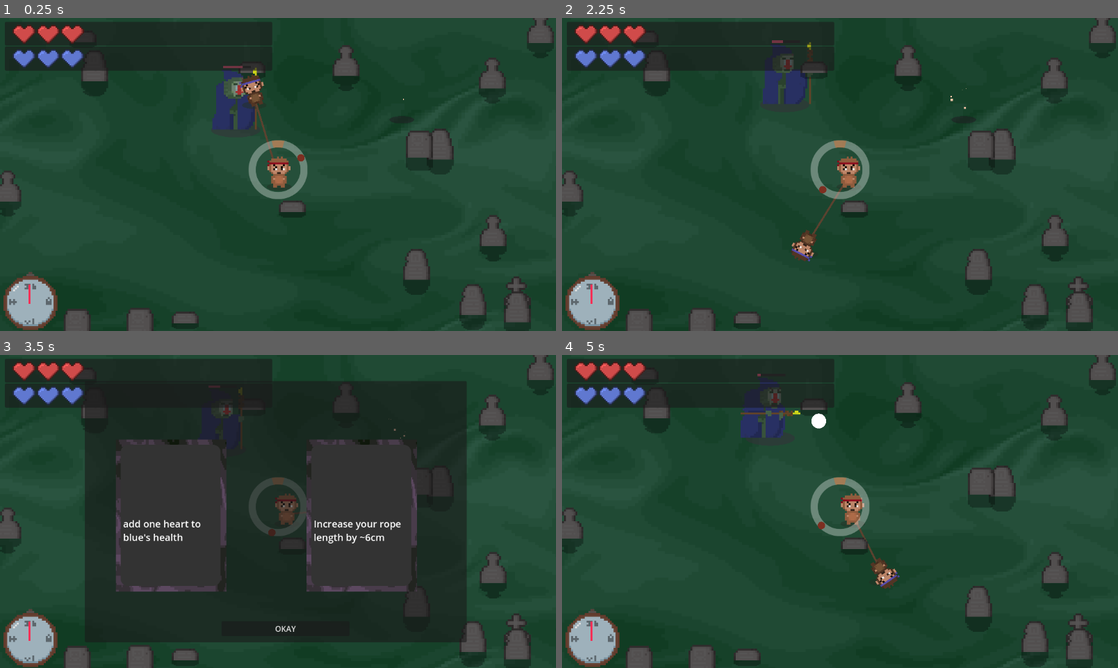
Above: before the commit, frames 1-4 (two rows, left to right).
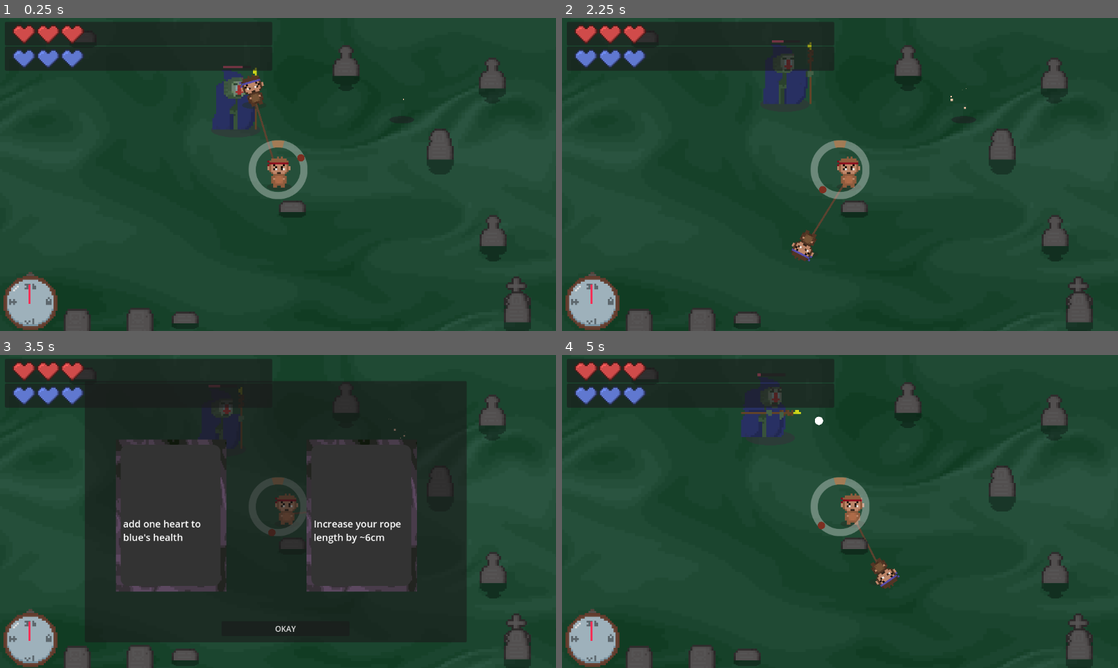
Above: after the commit, the same moments.

Repository: arrowira/cookiejam4
Game: Godot game, scene res://scenes/main.tscn
Two runs of this game, one before a commit and one after it. Both use one fixed random seed, a clock stepped at 60 frames per second and the inputs below.
Inputs (mouse positions are in pixels of both pictures, inside the frame that each line leads up to):
- Up to frame 1 (0.25 s): no input
- Up to frame 2 (2.25 s): move the mouse to (962, 158) at 0.52 s; tap C (c) at 0.6 s; tap E (e) at 0.8, 1.35 s; move the mouse to (728, 190) at 1.27 s; tap K (k) at 1.55, 2.1 s; move the mouse to (895, 105) at 2.02 s
- Up to frame 3 (3.5 s): tap C (c) at 2.3, 2.85 s; move the mouse to (250, 574) at 2.77 s; tap E (e) at 3.05 s
- Up to frame 4 (5 s): click "OKAY" at 3.5 s; move the mouse to (1006, 558) at 4.27 s; click (1006, 558) at 4.35 s; tap K (k) at 4.55 s

The runs differ from the first frame. In frame 1, 2.2% of the frame differs, in the area x 0-100%, y 0-100%; in frame 2, 2.3%; in frame 3, 1.0%; in frame 4, 2.4%.

Commit message:
better projectile spawning animation

Diff:
--- a/cookie-jam-4/scenes/player.tscn
+++ b/cookie-jam-4/scenes/player.tscn
@@ -25,6 +25,21 @@
 shader_parameter/blur_outer = 0.66
 shader_parameter/alpha = 0.0
 
+[sub_resource type="Animation" id="Animation_jej6c"]
+length = 0.001
+tracks/0/type = "value"
+tracks/0/imported = false
+tracks/0/enabled = true
+tracks/0/path = NodePath("vignette:material:shader_parameter/alpha")
+tracks/0/interp = 1
+tracks/0/loop_wrap = true
+tracks/0/keys = {
+"times": PackedFloat32Array(0),
+"transitions": PackedFloat32Array(1),
+"update": 0,
+"values": [0.0]
+}
+
 [sub_resource type="Animation" id="Animation_d2wvv"]
 resource_name = "in"
 tracks/0/type = "value"
@@ -55,21 +70,6 @@
 "values": [1.0, 0.0]
 }
 
-[sub_resource type="Animation" id="Animation_jej6c"]
-length = 0.001
-tracks/0/type = "value"
-tracks/0/imported = false
-tracks/0/enabled = true
-tracks/0/path = NodePath("vignette:material:shader_parameter/alpha")
-tracks/0/interp = 1
-tracks/0/loop_wrap = true
-tracks/0/keys = {
-"times": PackedFloat32Array(0),
-"transitions": PackedFloat32Array(1),
-"update": 0,
-"values": [0.0]
-}
-
 [sub_resource type="AnimationLibrary" id="AnimationLibrary_jej6c"]
 _data = {
 &"RESET": SubResource("Animation_jej6c"),
--- a/cookie-jam-4/scenes/projectile.tscn
+++ b/cookie-jam-4/scenes/projectile.tscn
@@ -1,10 +1,46 @@
-[gd_scene load_steps=4 format=3 uid="uid://booqq73jehcn8"]
+[gd_scene load_steps=7 format=3 uid="uid://booqq73jehcn8"]
 
 [ext_resource type="Script" uid="uid://dgyd18r83b1w6" path="res://scripts/projectile.gd" id="1_q3m7n"]
 [ext_resource type="Texture2D" uid="uid://bwe16hdrivfkt" path="res://sprites/circle-256.png" id="2_q3m7n"]
 
 [sub_resource type="CircleShape2D" id="CircleShape2D_q3m7n"]
 radius = 35.0
+
+[sub_resource type="Animation" id="Animation_q3m7n"]
+resource_name = "spawn"
+tracks/0/type = "value"
+tracks/0/imported = false
+tracks/0/enabled = true
+tracks/0/path = NodePath("Circle256:scale")
+tracks/0/interp = 1
+tracks/0/loop_wrap = true
+tracks/0/keys = {
+"times": PackedFloat32Array(0, 0.26666668),
+"transitions": PackedFloat32Array(1, 1),
+"update": 0,
+"values": [Vector2(1e-05, 1e-05), Vector2(0.3, 0.3)]
+}
+
+[sub_resource type="Animation" id="Animation_softn"]
+length = 0.001
+tracks/0/type = "value"
+tracks/0/imported = false
+tracks/0/enabled = true
+tracks/0/path = NodePath("Circle256:scale")
+tracks/0/interp = 1
+tracks/0/loop_wrap = true
+tracks/0/keys = {
+"times": PackedFloat32Array(0),
+"transitions": PackedFloat32Array(1),
+"update": 0,
+"values": [Vector2(1e-05, 1e-05)]
+}
+
+[sub_resource type="AnimationLibrary" id="AnimationLibrary_6q2a6"]
+_data = {
+&"RESET": SubResource("Animation_softn"),
+&"spawn": SubResource("Animation_q3m7n")
+}
 
 [node name="orb" type="Area2D"]
 script = ExtResource("1_q3m7n")
@@ -18,7 +54,12 @@
 
 [node name="Circle256" type="Sprite2D" parent="."]
 position = Vector2(0, 5.9604645e-08)
-scale = Vector2(0.3, 0.3)
+scale = Vector2(1e-05, 1e-05)
 texture = ExtResource("2_q3m7n")
 
+[node name="AnimationPlayer" type="AnimationPlayer" parent="."]
+libraries = {
+&"": SubResource("AnimationLibrary_6q2a6")
+}
+
 [connection signal="timeout" from="death" to="." method="_on_death_timeout"]
--- a/cookie-jam-4/scripts/companion.gd
+++ b/cookie-jam-4/scripts/companion.gd
@@ -39,3 +39,4 @@
 			body.knockback(30)
 	elif body.get_node("stone") != null:
 		body.get_parent()._break()
+		#get_parent().get_parent().get_node("camera anchor").get_node("shaker").shake(3,10)
--- a/cookie-jam-4/scripts/projectile.gd
+++ b/cookie-jam-4/scripts/projectile.gd
@@ -4,7 +4,7 @@
 var targetSpeed = 5.0
 # Called when the node enters the scene tree for the first time.
 func _ready() -> void:
-	pass # Replace with function body.
+	$AnimationPlayer.play("spawn")
 
 var t = 0
 func _physics_process(delta: float) -> void:
--- a/cookie-jam-4/scripts/stone_spawner.gd
+++ b/cookie-jam-4/scripts/stone_spawner.gd
@@ -3,7 +3,7 @@
 var pStone = preload("res://scenes/tombstone.tscn")
 # Called when the node enters the scene tree for the first time.
 func _ready() -> void:
-	for i in range(700):
+	for i in range(400):
 		var stone = pStone.instantiate()
 		stone.position = Vector2(randi_range(-res.x/2, res.x/2),randi_range(-res.y/2,res.y/2))
 		add_child(stone)
